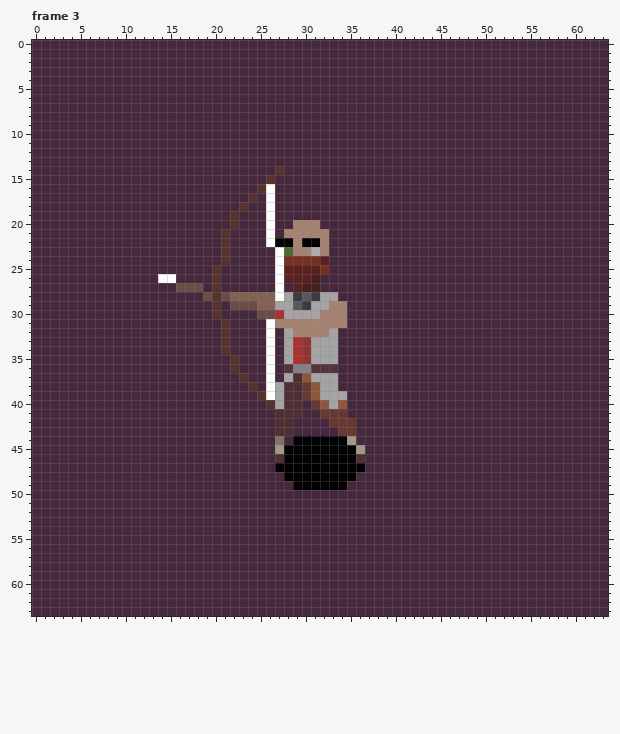
Pixel-art file, stored at assets/aseprite/human/human_melee_ranged_bow_attack.ase. The first picture shows the starting point.
64x64 pixels, 6 frames. Shown: frame 3. The commit also changed other frames, which this record leaves out.
After:
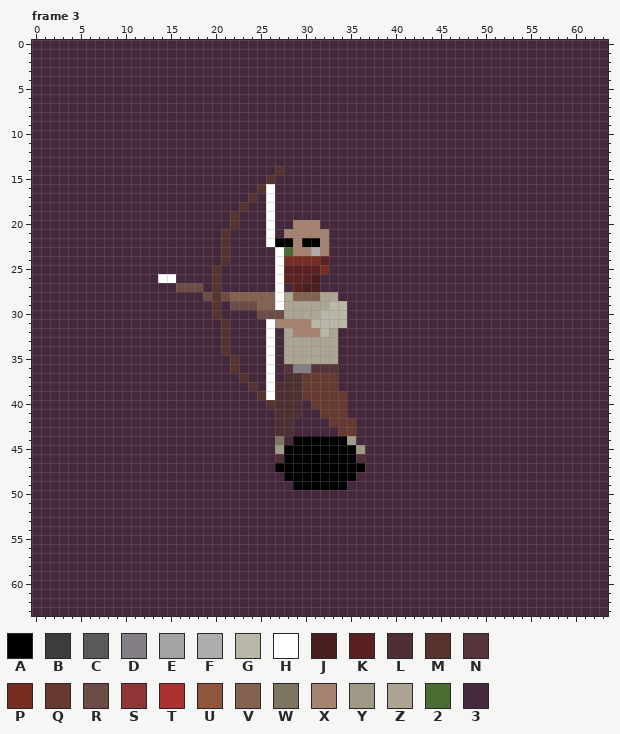
Palette (. is transparent): A #000000  B #3c3b3d  C #5a585b  D #847e87  E #a4a4a4  F #adadad  G #bab6a8  H #ffffff  J #491e1e  K #5b2121  L #4e2f33  M #56342d  N #563239  P #752e21  Q #663931  R #6c4c46  S #8f3535  T #ac3232  U #8f563b  V #836250  W #7d7562  X #a58370  Y #a09988  Z #ada593  2 #4a6c32  3 #45283c
Log entry: Human bow animation - hands almost done
From old to new:
layer "body/shirts/regular" now shown
layer "body/shirts/long" now hidden
layer "body/armor" now hidden
layer "front (arms)/front_arms/shirts/regular" now shown
--- frame 3
@@ x 25..36 @@
 27 33H3KJJ33333
-28 VVHEBCBEE333
-29 VVEECBEEXX33
-30 RRTEEEEXXX33
-31 3HXXXXXXXX33
-32 3H3EXXXXE333
-33 3H3ETSEEE333
-34 3H3ETSEEE333
-35 3H3ETSEEE333
+28 VVHZVVVZZ333
+29 VVHZZZZZGG33
+30 RRRZZZZGGG33
+31 3HXXXXGGGG33
+32 3H3ZXXXGZ333
+33 3H3ZZZZZZ333
+34 3H3ZZZZZZ333
+35 3H3ZZZZZZ333
 36 3H3NDDNNN333
-37 3H3ELUEEE333
-38 3HELLQUEE333
-39 MHELLQUEEE33
-40 3MELL3QUEU33
+37 3H3LLQQQQ333
+38 3HLLLQQQQ333
+39 MHLLLQQQQQ33
+40 3MLLL3QQQQ33
 41 33LLL33QQQ33
Boxes around the changes in both pictures, in picture pixels (x1, y1, x2, y2):
changed: (275, 292, 347, 409)
